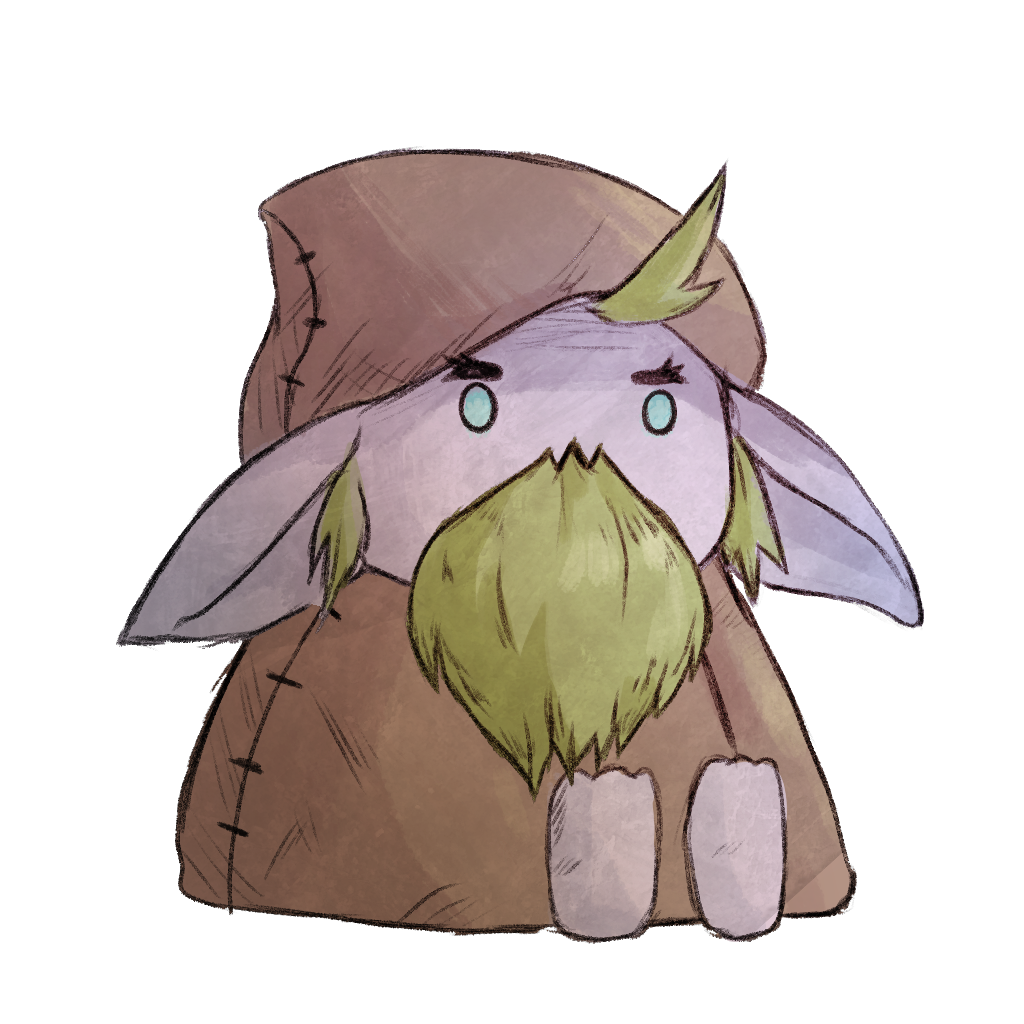
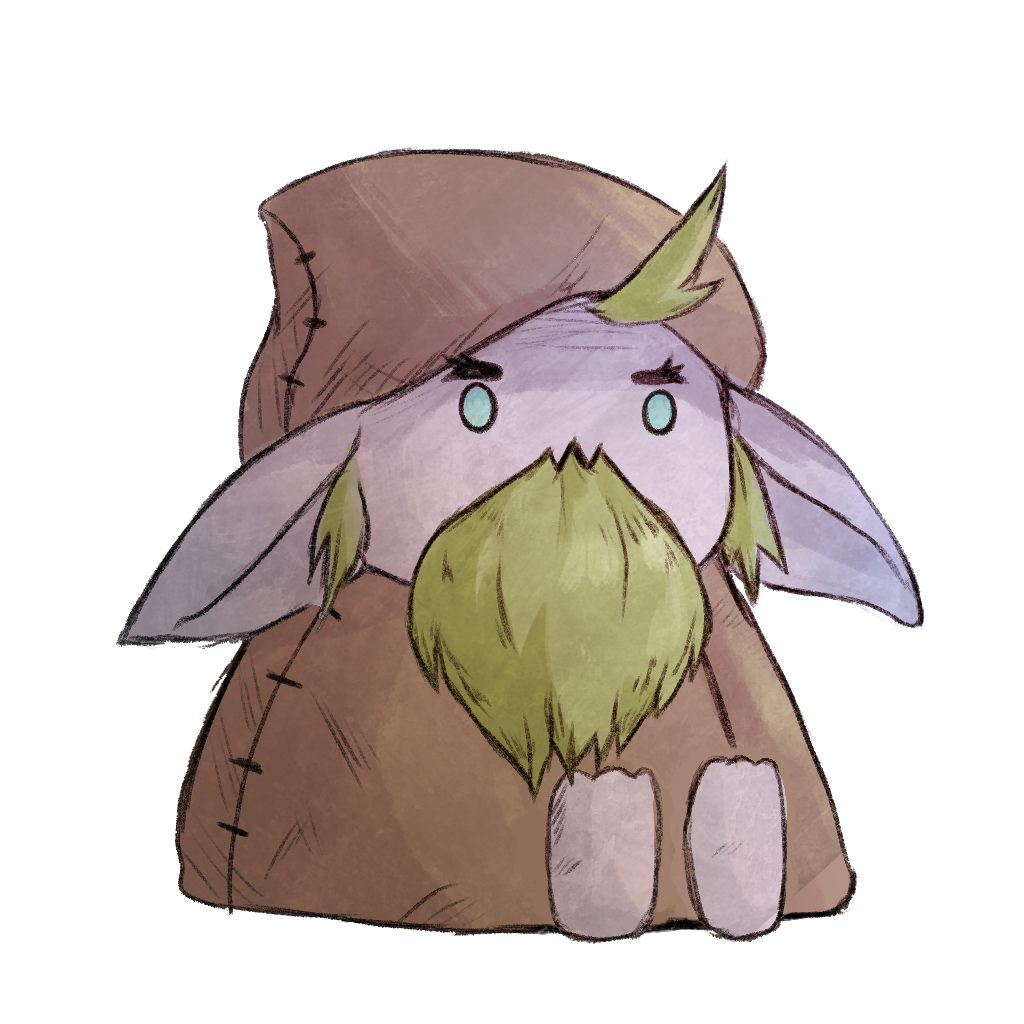
Layers edited between the first and the second 1024 × 1024 image:
added layer "pie_dereecha" in group "Carpeta 1" over (x1=544, y1=765, x2=664, y2=935)
added layer "pie_izquierdo" in group "Carpeta 1" over (x1=681, y1=755, x2=788, y2=931)
painted on "cuerpo" over (x1=513, y1=744, x2=809, y2=935)
